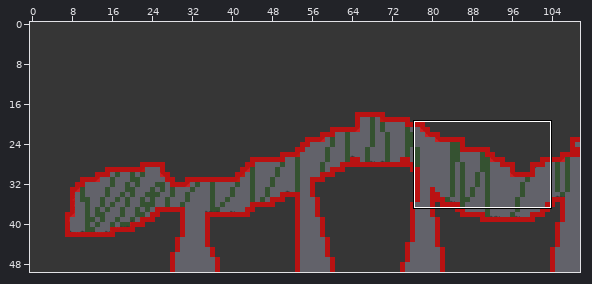
An edit to a level. Tiled map, MyGame/Game/maps/TiledMap_2.tmx. The picture above shows the old version from afar; the outline marks the close-up.
Close-up. The starting point:
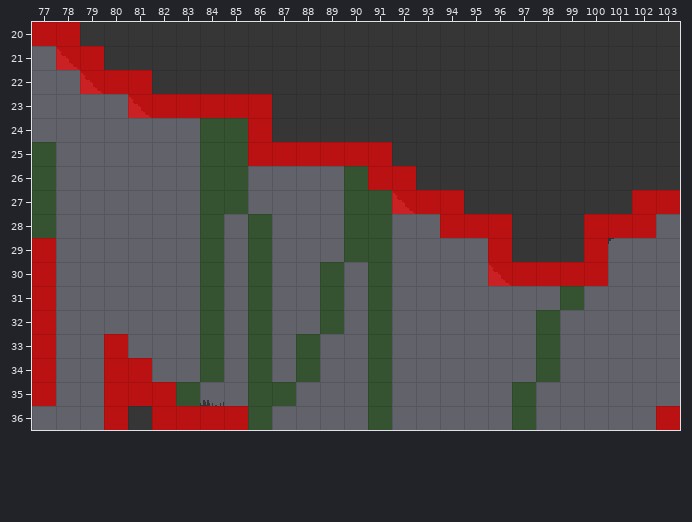
Cells are 16x16 px. Shown: x 77..103, y 20..36. The commit also changed other parts of the map, which this record leaves out.
After the commit:
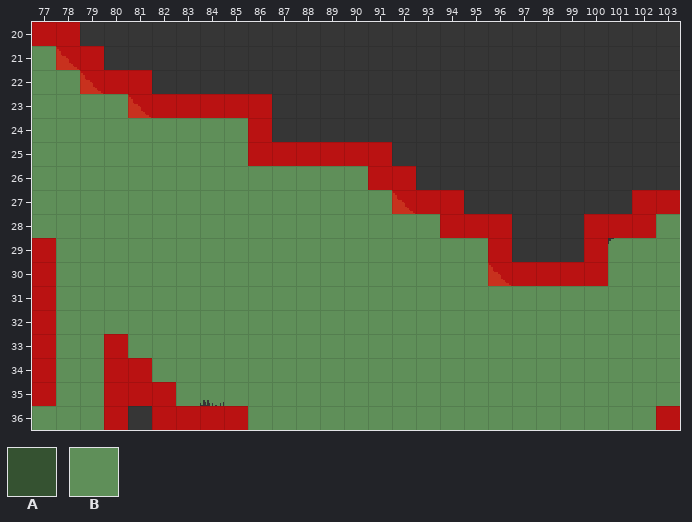
Key: from "1a Capa": A 4, B 56.
_ is an empty cell.
Tiles of an added or newly shown layer are drawn over the layers below it.
Changes in this commit:
{"where": "layer \"3rd Layer\" (added)"}
{"y":21,"x":77,"old":"_","new":"B"}
{"y":22,"x":77,"old":"__","new":"BB"}
{"y":23,"x":77,"old":"____","new":"BBBB"}
{"y":24,"x":77,"old":"_________","new":"BBBBBBBBB"}
{"y":25,"x":77,"old":"_________","new":"BBBBBBBBB"}
{"y":26,"x":77,"old":"______________","new":"BBBBBBBBBBBBBB"}
{"y":27,"x":77,"old":"_______________","new":"BBBBBBBBBBBBBBB"}
{"y":28,"x":77,"old":"_________________","new":"BBBBBBBBBBBBBBBBB"}
{"y":28,"x":103,"old":"_","new":"B"}
{"y":29,"x":78,"old":"__________________","new":"BBBBBBBBBBBBBBBBBB"}
{"y":29,"x":101,"old":"___","new":"BBB"}
{"y":30,"x":78,"old":"__________________","new":"BBBBBBBBBBBBBBBBBB"}
{"y":30,"x":101,"old":"___","new":"BBB"}
{"y":31,"x":78,"old":"__________________________","new":"BBBBBBBBBBBBBBBBBBBBBBBBBB"}
{"y":32,"x":78,"old":"__________________________","new":"BBBBBBBBBBBBBBBBBBBBBBBBBB"}
{"y":33,"x":78,"old":"__","new":"BB"}
{"y":33,"x":81,"old":"_______________________","new":"BBBBBBBBBBBBBBBBBBBBBBB"}
{"y":34,"x":78,"old":"__","new":"BB"}
{"y":34,"x":82,"old":"______________________","new":"BBBBBBBBBBBBBBBBBBBBBB"}
{"y":35,"x":78,"old":"__","new":"BB"}
{"y":35,"x":83,"old":"_____________________","new":"BBBBBBBBBBBBBBBBBBBBB"}
{"y":36,"x":77,"old":"___","new":"BBB"}
{"y":36,"x":86,"old":"_________________","new":"BBBBBBBBBBBBBBBBB"}
{"where": "layer \"2nd Layer\""}
{"y":24,"x":84,"old":"AA","new":"__"}
{"y":25,"x":77,"old":"A","new":"_"}
{"y":25,"x":84,"old":"AA","new":"__"}
{"y":26,"x":77,"old":"A","new":"_"}
{"y":26,"x":84,"old":"AA","new":"__"}
{"y":26,"x":90,"old":"A","new":"_"}
{"y":27,"x":77,"old":"A","new":"_"}
{"y":27,"x":84,"old":"AA","new":"__"}
{"y":27,"x":90,"old":"AA","new":"__"}
{"y":28,"x":77,"old":"A","new":"_"}
{"y":28,"x":84,"old":"A","new":"_"}
{"y":28,"x":86,"old":"A","new":"_"}
{"y":28,"x":90,"old":"AA","new":"__"}
{"y":29,"x":84,"old":"A","new":"_"}
{"y":29,"x":86,"old":"A","new":"_"}
{"y":29,"x":90,"old":"AA","new":"__"}
{"y":30,"x":84,"old":"A","new":"_"}
{"y":30,"x":86,"old":"A","new":"_"}
{"y":30,"x":89,"old":"A","new":"_"}
{"y":30,"x":91,"old":"A","new":"_"}
{"y":31,"x":84,"old":"A","new":"_"}
{"y":31,"x":86,"old":"A","new":"_"}
{"y":31,"x":89,"old":"A","new":"_"}
{"y":31,"x":91,"old":"A","new":"_"}
{"y":31,"x":99,"old":"A","new":"_"}
{"y":32,"x":84,"old":"A","new":"_"}
{"y":32,"x":86,"old":"A","new":"_"}
{"y":32,"x":89,"old":"A","new":"_"}
{"y":32,"x":91,"old":"A","new":"_"}
{"y":32,"x":98,"old":"A","new":"_"}
{"y":33,"x":84,"old":"A","new":"_"}
{"y":33,"x":86,"old":"A","new":"_"}
{"y":33,"x":88,"old":"A","new":"_"}
{"y":33,"x":91,"old":"A","new":"_"}
{"y":33,"x":98,"old":"A","new":"_"}
{"y":34,"x":84,"old":"A","new":"_"}
{"y":34,"x":86,"old":"A","new":"_"}
{"y":34,"x":88,"old":"A","new":"_"}
{"y":34,"x":91,"old":"A","new":"_"}
{"y":34,"x":98,"old":"A","new":"_"}
{"y":35,"x":83,"old":"A","new":"_"}
{"y":35,"x":86,"old":"AA","new":"__"}
{"y":35,"x":91,"old":"A","new":"_"}
{"y":35,"x":97,"old":"A","new":"_"}
{"y":36,"x":86,"old":"A","new":"_"}
{"y":36,"x":91,"old":"A","new":"_"}
{"y":36,"x":97,"old":"A","new":"_"}
{"label":"changed","picture_box":[32,46,680,430]}
